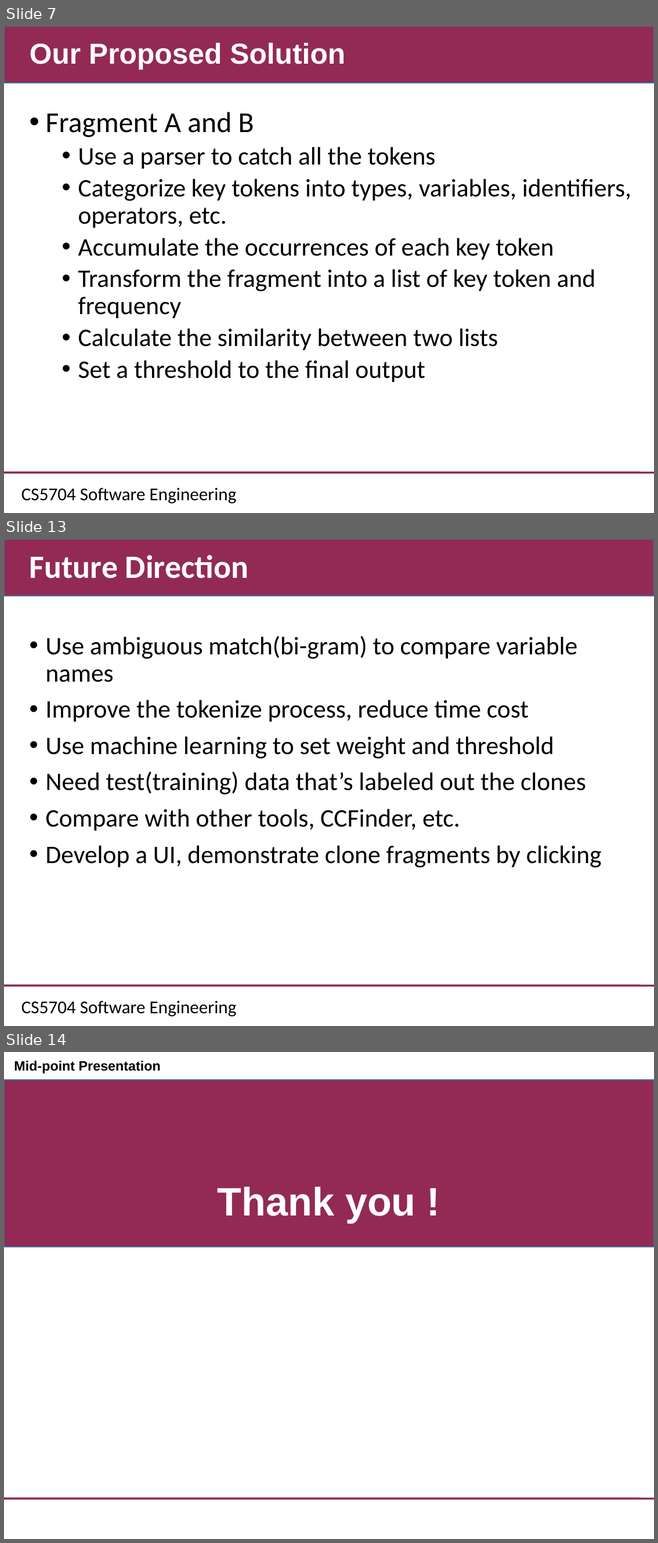
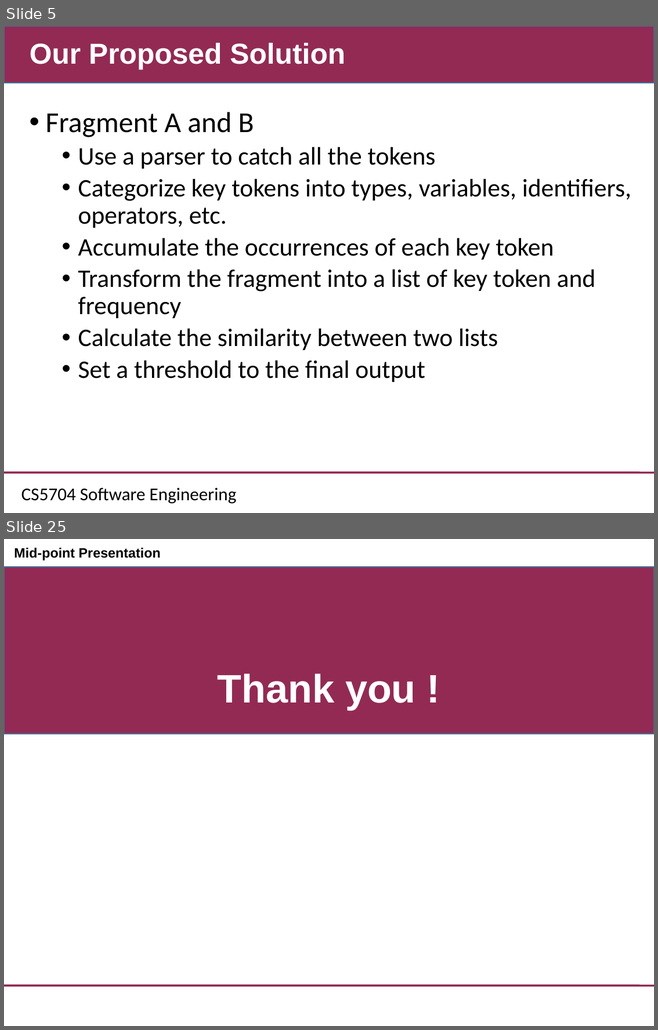
Before and after one commit to CSCC5704/Documents, a slide deck: CS5704_midpresentation.ppt. Shown one above the other, each under a label of ours: slides 7, 13 and 14 before the commit, slides 5 and 25 after it; the slides between them are not shown. The pictures are 658x1543 and 658x1030 pixels, drawn with LibreOffice and Linux fonts; fonts in the diff are those of the drawing; background and template pictures are left out. Boxes give left, top, right and bottom in pixels: in the first picture for what was removed or moved away, otherwise in the second. Text is boxed around its words. In the diff, an @@ line names an element or a change of style, - is before the commit and + after.

```diff
--- a/CS5704_midpresentation.ppt
+++ b/CS5704_midpresentation.ppt
@@ slide 13 removed at <box>4,539,654,1026</box>, background #FFFFFF; not listed: 3 template elements that a slide beside it also shows @@
@@ title removed at <box>30,555,249,578</box> @@
-Future Direction
@@ text removed at <box>46,636,601,868</box> @@
-• Use ambiguous match(bi-gram) to compare variable names
-• Improve the tokenize process, reduce time cost
-• Use machine learning to set weight and threshold
-• Need test(training) data that’s labeled out the clones
-• Compare with other tools, CCFinder, etc.
-• Develop a UI, demonstrate clone fragments by clicking
@@ what was slide 7 is now slide 5 @@
@@ what was slide 14 is now slide 25 @@
```
Also in this commit, not shown: 7 slides changed, 15 slides added, 3 other slides removed, 1 other file.
